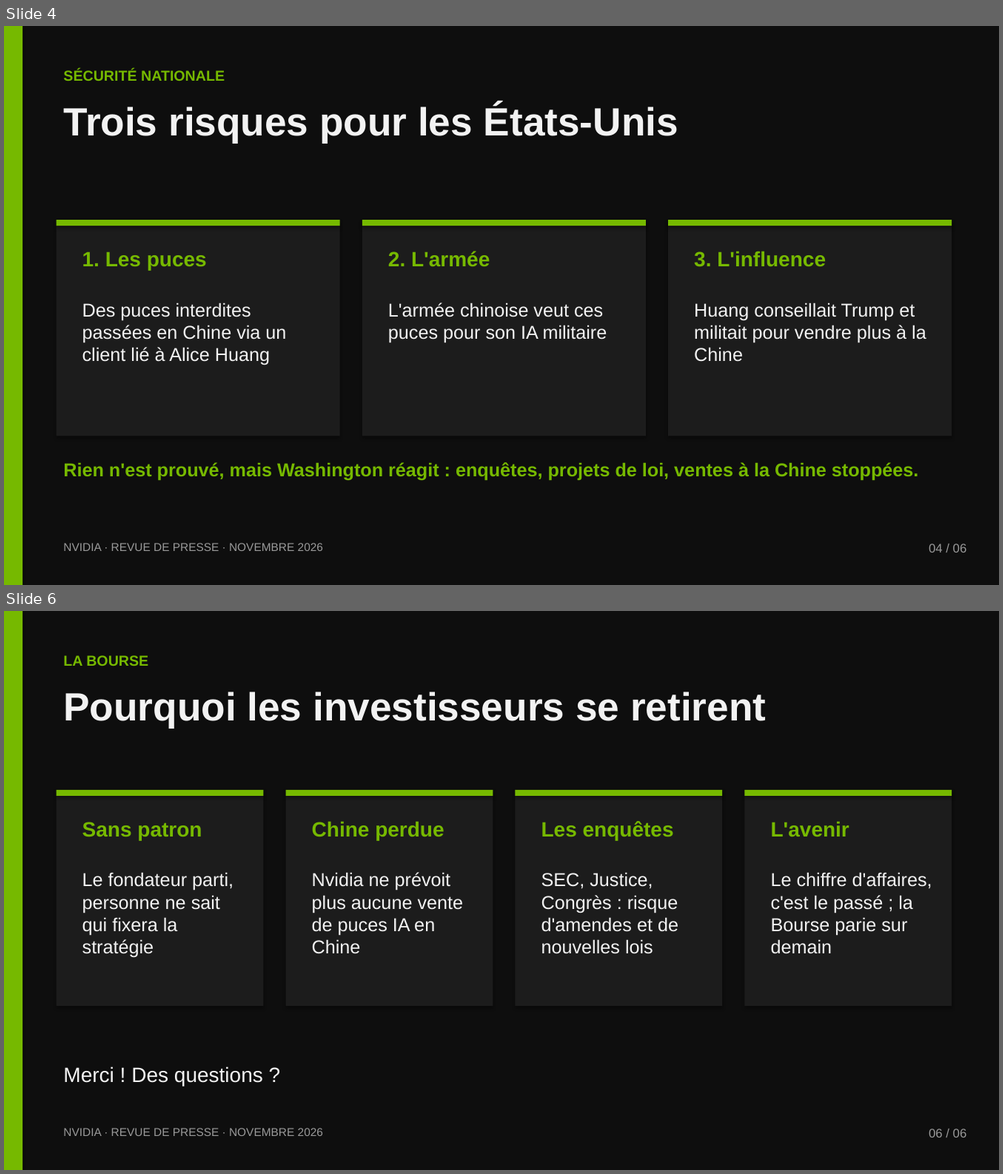
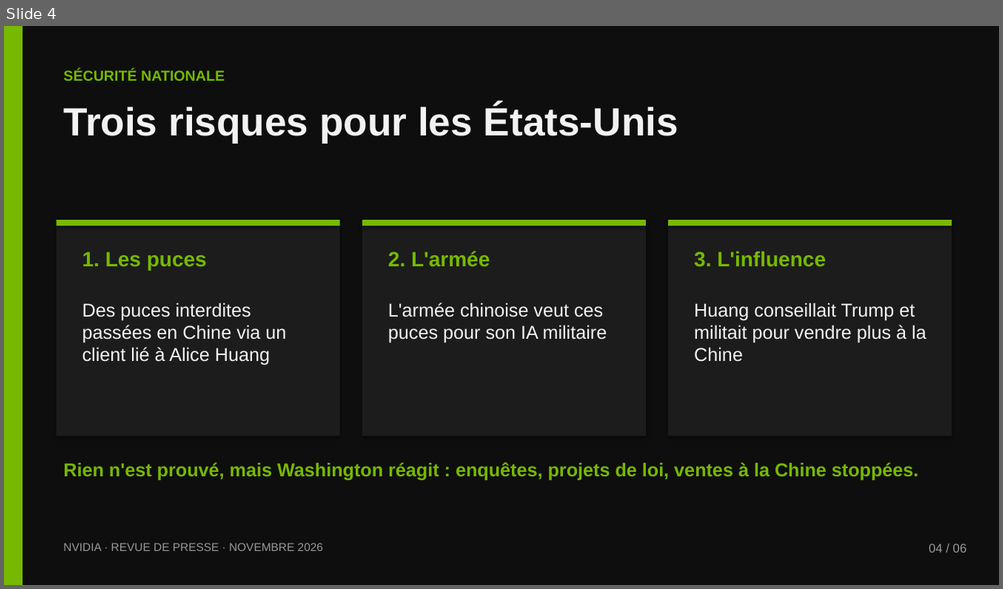
Before and after one commit to dehamnaadam-hue/Encole, a slide deck: nvidia/Nvidia-revue-de-presse.pptx. Shown one above the other, each under a label of ours: slides 4 and 6 before the commit, slide 4 after it; the slides between them are not shown. The pictures are 1003x1174 and 1003x589 pixels, drawn with LibreOffice and Linux fonts; fonts in the diff are those of the drawing. Boxes give left, top, right and bottom in pixels: in the first picture for what was removed or moved away, otherwise in the second. Text is boxed around its words. In the diff, an @@ line names an element or a change of style, - is before the commit and + after.

```diff
--- a/nvidia/Nvidia-revue-de-presse.pptx
+++ b/nvidia/Nvidia-revue-de-presse.pptx
@@ slide 6 removed at (x1=4, y1=611, x2=999, y2=1170), background #0E0E0E @@
@@ rectangle removed at (x1=4, y1=611, x2=22, y2=1170) @@
@@ text removed at (x1=63, y1=655, x2=148, y2=666) @@
-LA BOURSE
@@ text removed at (x1=63, y1=692, x2=765, y2=729) @@
-Pourquoi les investisseurs se retirent
@@ rectangle removed at (x1=57, y1=790, x2=263, y2=1006) @@
@@ rectangle removed at (x1=57, y1=790, x2=263, y2=796) @@
@@ rectangle removed at (x1=285, y1=790, x2=492, y2=1006) @@
@@ rectangle removed at (x1=285, y1=790, x2=492, y2=796) @@
@@ rectangle removed at (x1=515, y1=790, x2=722, y2=1006) @@
@@ rectangle removed at (x1=515, y1=790, x2=722, y2=796) @@
@@ rectangle removed at (x1=745, y1=790, x2=951, y2=1006) @@
@@ rectangle removed at (x1=745, y1=790, x2=951, y2=796) @@
@@ text removed at (x1=82, y1=822, x2=202, y2=840) @@
-Sans patron
@@ text removed at (x1=312, y1=821, x2=444, y2=840) @@
-Chine perdue
@@ text removed at (x1=541, y1=821, x2=674, y2=840) @@
-Les enquêtes
@@ text removed at (x1=771, y1=821, x2=849, y2=837) @@
-L'avenir
@@ text removed at (x1=82, y1=872, x2=233, y2=958) @@
-Le fondateur parti, personne ne sait qui fixera la stratégie
@@ text removed at (x1=312, y1=872, x2=464, y2=954) @@
-Nvidia ne prévoit plus aucune vente de puces IA en Chine
@@ text removed at (x1=541, y1=872, x2=678, y2=954) @@
-SEC, Justice, Congrès : risque d'amendes et de nouvelles lois
@@ text removed at (x1=771, y1=872, x2=932, y2=954) @@
-Le chiffre d'affaires, c'est le passé ; la Bourse parie sur demain
@@ text removed at (x1=63, y1=1067, x2=263, y2=1086) @@
-Merci ! Des questions ?
@@ text removed at (x1=63, y1=1128, x2=323, y2=1136) @@
-NVIDIA · REVUE DE PRESSE · NOVEMBRE 2026
@@ text removed at (x1=928, y1=1129, x2=967, y2=1138) @@
-06 / 06
```
Also in this commit, not shown: 1 slide changed, 2 slides added, 1 other slide removed, 1 other file.
